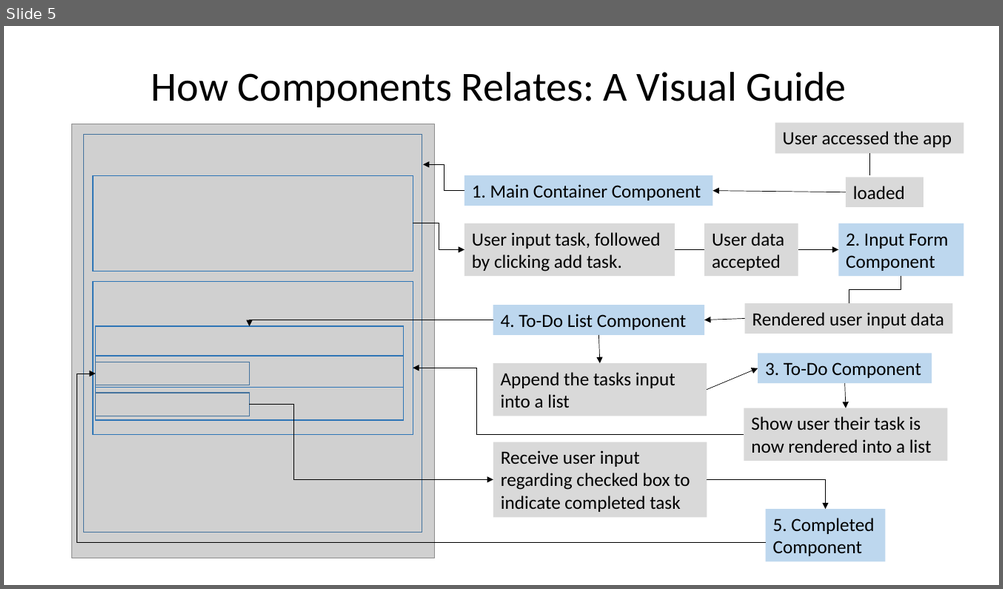
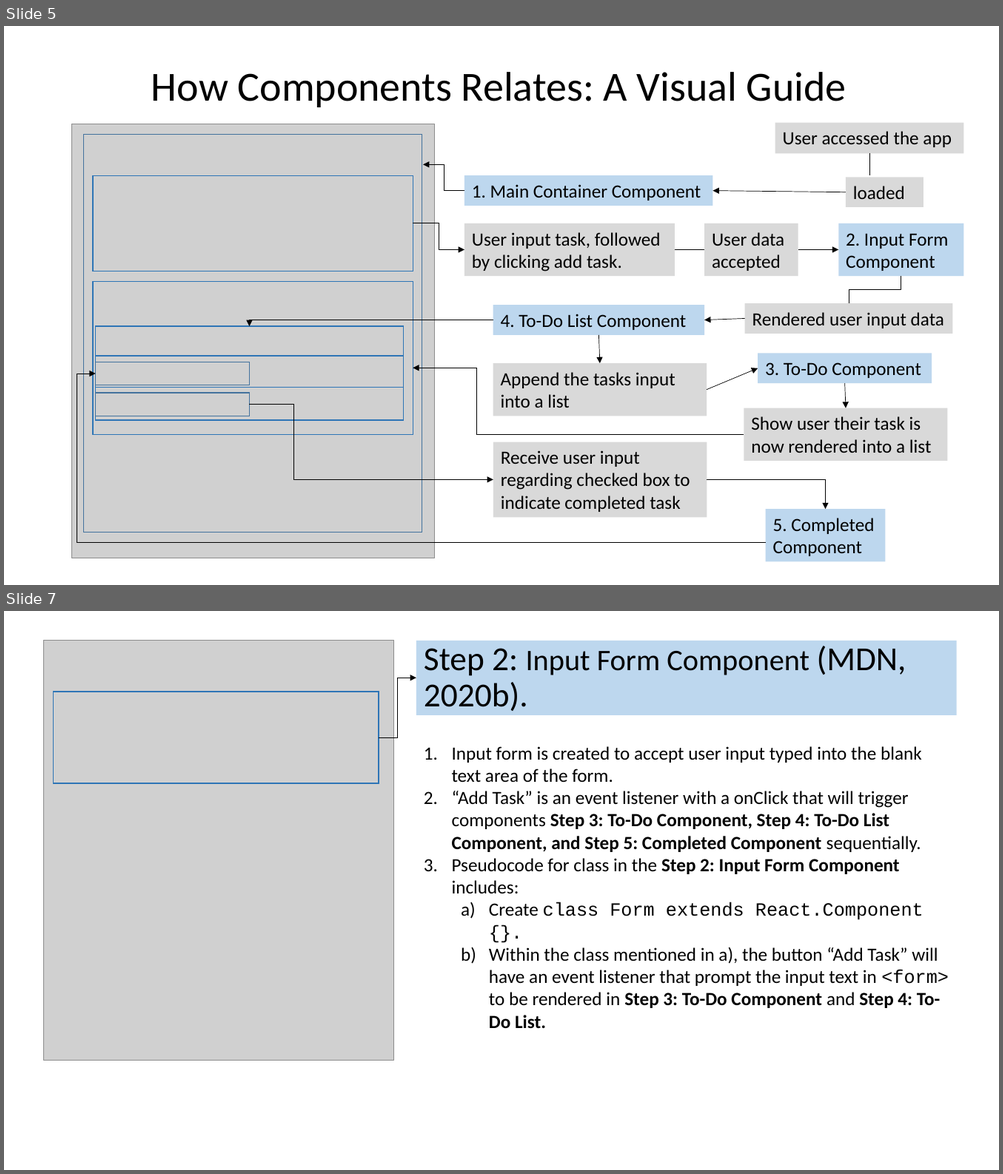
Before and after one commit to jia-von/react-app-planning-assignment, a slide deck: To-Do-App-Illustrations/React To-Do Planning Assignment.pptx. Shown one above the other, each under a label of ours: slide 5 before the commit, slides 5 and 7 after it; the slides between them are not shown. The pictures are 1003x589 and 1003x1174 pixels, drawn with LibreOffice and Linux fonts; fonts in the diff are those of the drawing; grey boxes stand for pictures. Boxes give left, top, right and bottom in pixels: in the first picture for what was removed or moved away, otherwise in the second. Text is boxed around its words. In the diff, an @@ line names an element or a change of style, - is before the commit and + after.

```diff
--- a/To-Do-App-Illustrations/React To-Do Planning Assignment.pptx
+++ b/To-Do-App-Illustrations/React To-Do Planning Assignment.pptx
@@ slide 7 added at [4, 611, 999, 1170], background #FFFFFF @@
@@ picture added at [43, 640, 393, 1060] @@
@@ title added at [416, 640, 956, 715], fill #BDD7EE, 32.4 pt, text #000000 @@
+Step 2: Input Form Component (MDN, 2020b).
@@ rectangle added at [54, 692, 378, 783], outline #2E75B6 1 pt @@
@@ elbow arrow added from (378, 738) to (416, 678), #000000 0.5 pt @@
@@ text added at [452, 746, 948, 1029], 18 pt, text #000000 @@
+1. Input form is created to accept user input typed into the blank text area of the form.
+2. “Add Task” is an event listener with a onClick that will trigger components Step 3: To-Do Component, Step 4: To-Do List Component, and Step 5: Completed Component sequentially.
+3. Pseudocode for class in the Step 2: Input Form Component includes:
+  a) Create class Form extends React.Component {}.
+  b) Within the class mentioned in a), the button “Add Task” will have an event listener that prompt the input text in <form> to be rendered in Step 3: To-Do Component and Step 4: To-Do List.
```
Also in this commit, not shown: 3 slides changed, 3 other slides added, 1 slide removed, 6 other files.
